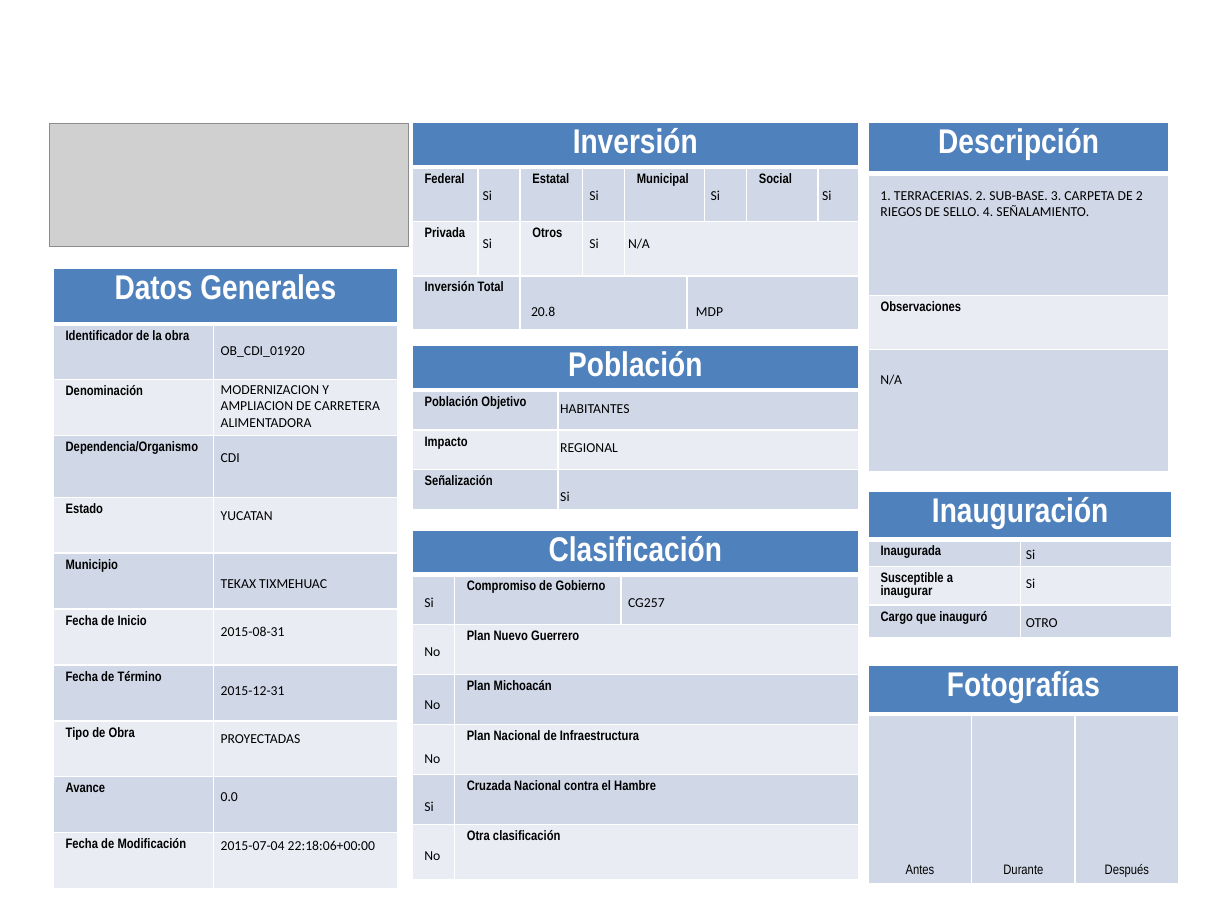
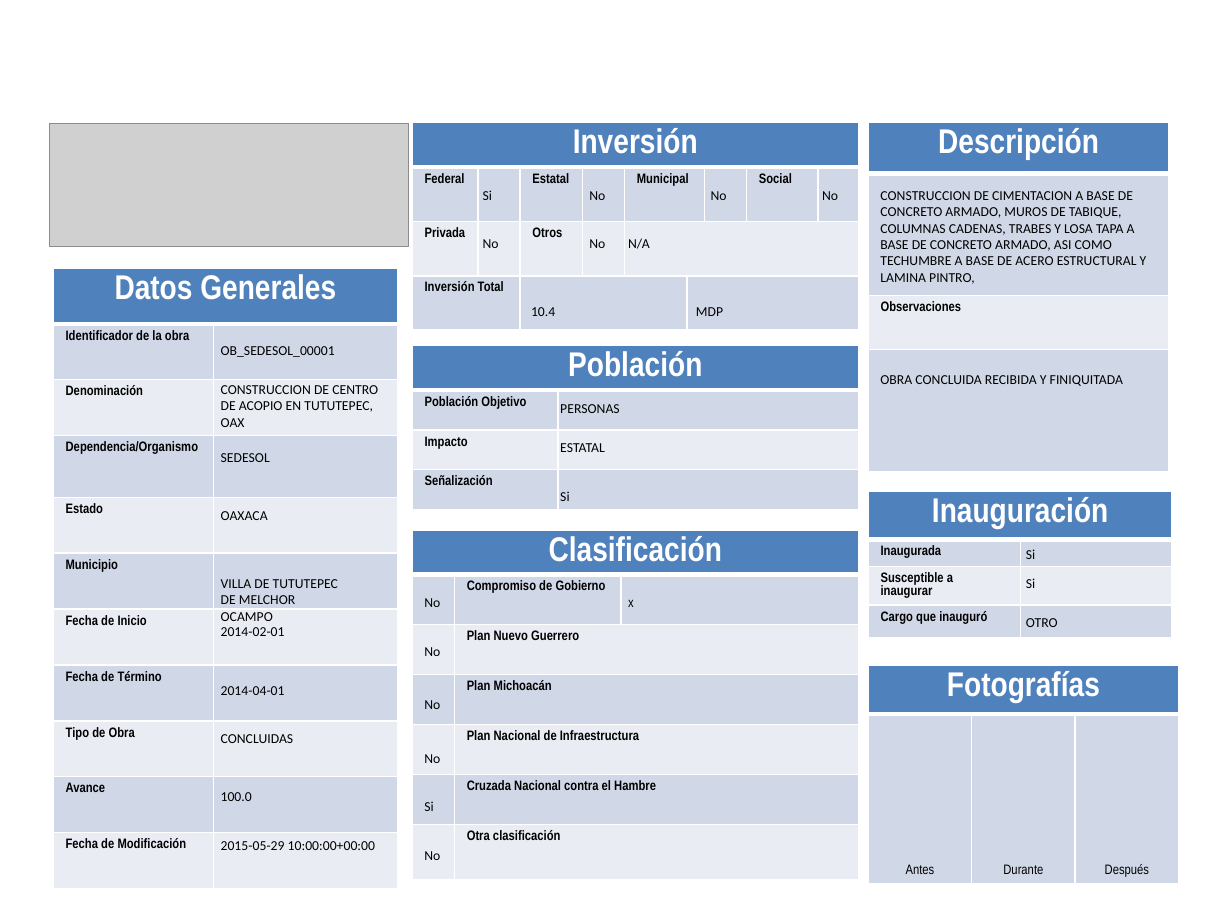
Before and after one commit to fpedro23/djangoObras, a slide deck: slide 1 of obras/static/ppt/ppt-generados/FichaTecnicaObras_1.pptx. Drawn at 1232x924 pixels with LibreOffice and Linux fonts; fonts in the diff are those of the drawing; grey boxes stand for pictures; background and template pictures are left out. Boxes give left, top, right and bottom in pixels: in the first picture for what was removed or moved away, otherwise in the second. Text is boxed around its words. In the diff, an @@ line names an element or a change of style, - is before the commit and + after.

```diff
--- a/obras/static/ppt/ppt-generados/FichaTecnicaObras_1.pptx
+++ b/obras/static/ppt/ppt-generados/FichaTecnicaObras_1.pptx
@@ text at box(589, 191, 605, 200): text changed @@
-Si
+No
@@ text at box(711, 191, 727, 200): text changed @@
-Si
+No
@@ text at box(822, 191, 838, 200): text changed @@
-Si
+No
@@ text at box(880, 191, 1147, 284): text changed @@
-1. TERRACERIAS. 2. SUB-BASE. 3. CARPETA DE 2 RIEGOS DE SELLO. 4. SEÑALAMIENTO.
+CONSTRUCCION DE CIMENTACION A BASE DE CONCRETO ARMADO, MUROS DE TABIQUE, COLUMNAS CADENAS, TRABES Y LOSA TAPA A BASE DE CONCRETO ARMADO, ASI COMO TECHUMBRE A BASE DE ACERO ESTRUCTURAL Y LAMINA PINTRO,
@@ text at box(483, 239, 499, 248): text changed @@
-Si
+No
@@ text at box(589, 239, 605, 248): text changed @@
-Si
+No
@@ text at box(531, 307, 555, 316): text changed @@
-20.8
+10.4
@@ text at box(221, 346, 335, 357): text changed @@
-OB_CDI_01920
+OB_SEDESOL_00001
@@ text at box(221, 385, 378, 427): text changed @@
-MODERNIZACION Y AMPLIACION DE CARRETERA ALIMENTADORA
+CONSTRUCCION DE CENTRO DE ACOPIO EN TUTUTEPEC, OAX
@@ text at box(880, 375, 1123, 386): text changed @@
-N/A
+OBRA CONCLUIDA RECIBIDA Y FINIQUITADA
@@ text at box(560, 404, 620, 413): text changed @@
-HABITANTES
+PERSONAS
@@ text at box(560, 443, 605, 452): text changed @@
-REGIONAL
+ESTATAL
@@ text at box(221, 453, 270, 462): text changed @@
-CDI
+SEDESOL
@@ text at box(221, 511, 268, 520): text changed @@
-YUCATAN
+OAXACA
@@ text at box(221, 579, 338, 621): text changed @@
-TEKAX TIXMEHUAC
+VILLA DE TUTUTEPEC DE MELCHOR OCAMPO
@@ text at box(424, 598, 440, 607): text changed @@
-Si
+No
@@ text at box(221, 627, 285, 636): text changed @@
-2015-08-31
+2014-02-01
@@ text at box(628, 600, 634, 607): text changed; font Calibri to Arial Narrow @@
-CG257
+x
@@ text at box(221, 686, 285, 695): text changed @@
-2015-12-31
+2014-04-01
@@ text at box(221, 734, 294, 743): text changed @@
-PROYECTADAS
+CONCLUIDAS
@@ text at box(221, 792, 252, 801): text changed @@
-0.0
+100.0
@@ text at box(221, 841, 375, 850): text changed @@
-2015-07-04 22:18:06+00:00
+2015-05-29 10:00:00+00:00
```
Also in this commit, not shown: 4 other files.
